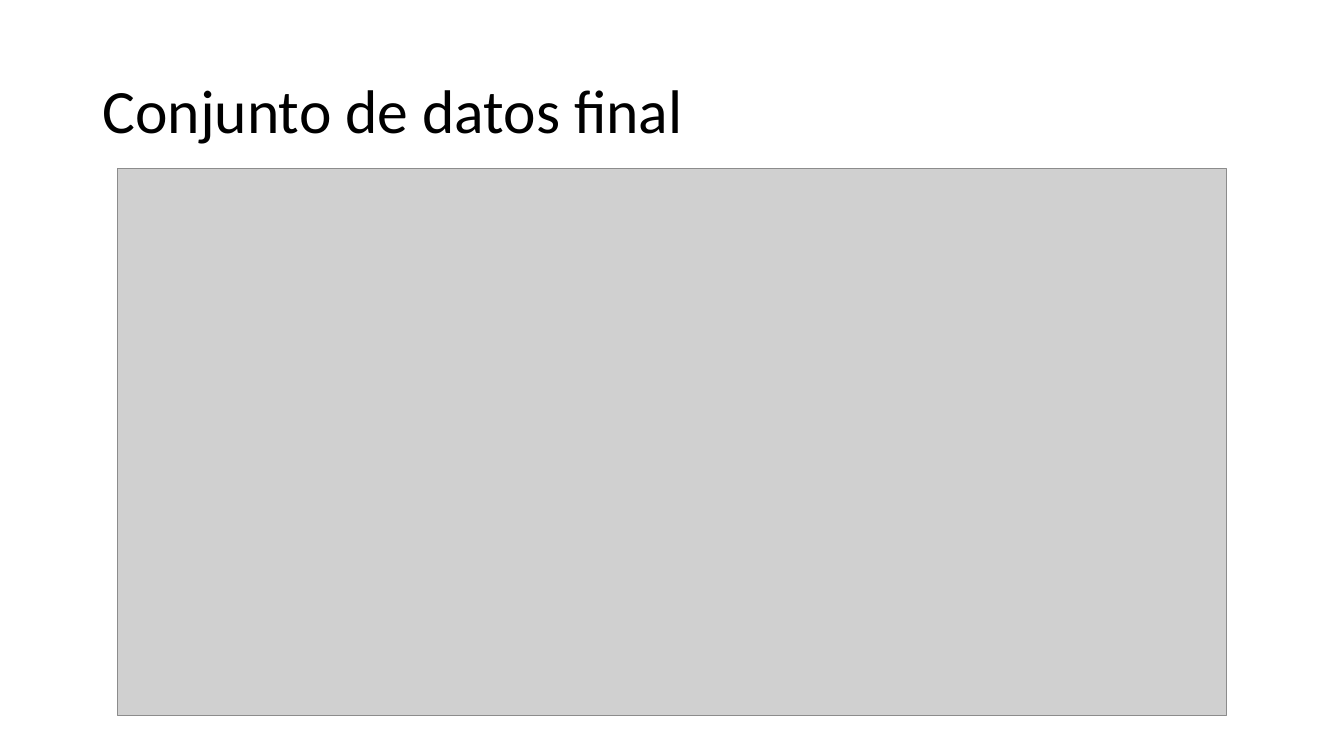
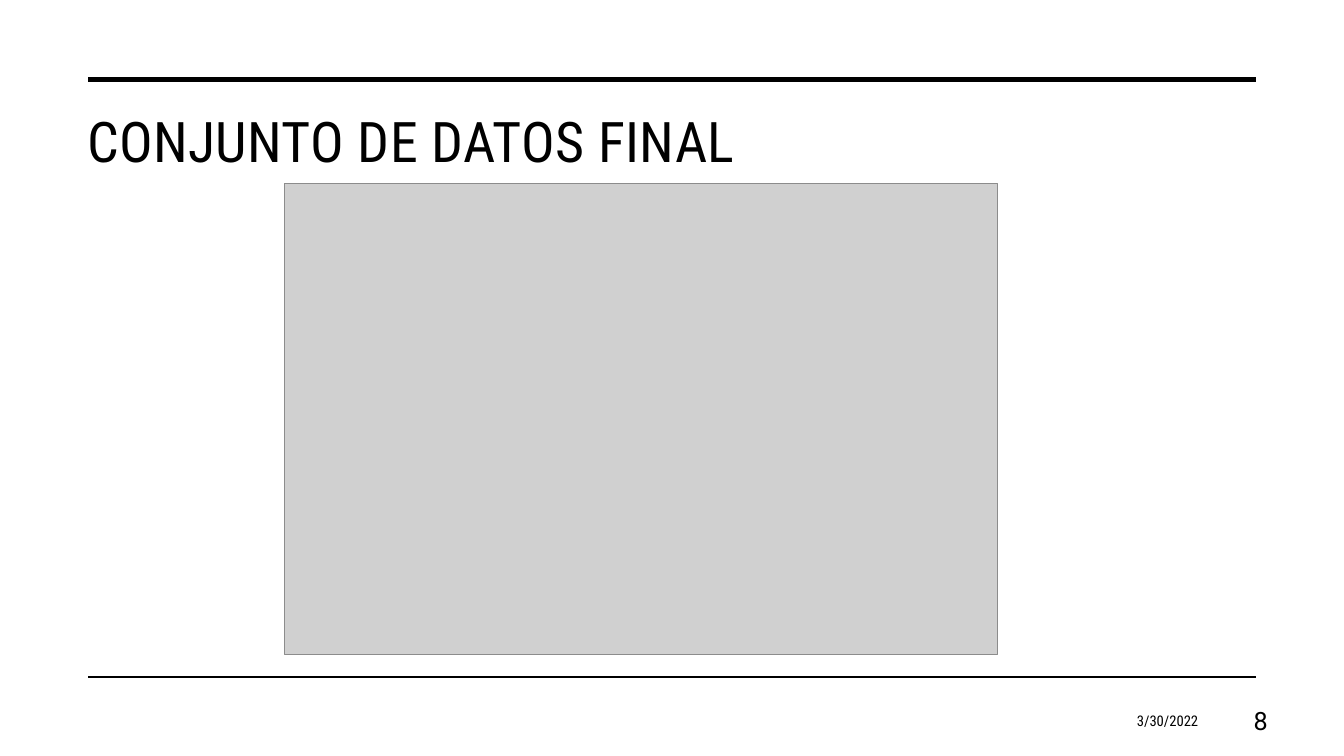
Before and after one commit to juanagsolano/content_based_filtering, a slide deck: slide 8 of report_files/Presentación del proyecto.pptx. Drawn at 1344x756 pixels with LibreOffice and Linux fonts; fonts in the diff are those of the drawing; grey boxes stand for pictures; background and template pictures are left out. Boxes give left, top, right and bottom in pixels: in the first picture for what was removed or moved away, otherwise in the second. Text is boxed around its words. In the diff, an @@ line names an element or a change of style, - is before the commit and + after.

```diff
--- a/report_files/Presentación del proyecto.pptx
+++ b/report_files/Presentación del proyecto.pptx
@@ line added from (89, 80) to (1256, 80), #000000 3.5 pt @@
@@ title "CONJUNTO DE DATOS FINAL" at bbox=[87, 121, 734, 163]: vertical alignment middle to top @@
@@ title at bbox=[87, 121, 734, 163]: text changed; size 44 to 40 pt; font Calibri to Roboto Condensed @@
-Conjunto de datos final
+CONJUNTO DE DATOS FINAL
@@ picture: place and size @@
-picture at bbox=[118, 168, 1227, 716]
+picture at bbox=[284, 184, 998, 655]
@@ line added from (89, 678) to (1256, 678), #000000 1 pt @@
@@ text added at bbox=[1137, 715, 1198, 727], 10.5 pt, text #000000 @@
+3/30/2022
@@ page number added at bbox=[1254, 712, 1268, 731], 18 pt, text #000000 @@
+8
```
Also in this commit, not shown: 12 other slides changed, 7 slides added, 5 slides removed, 2 other files.
